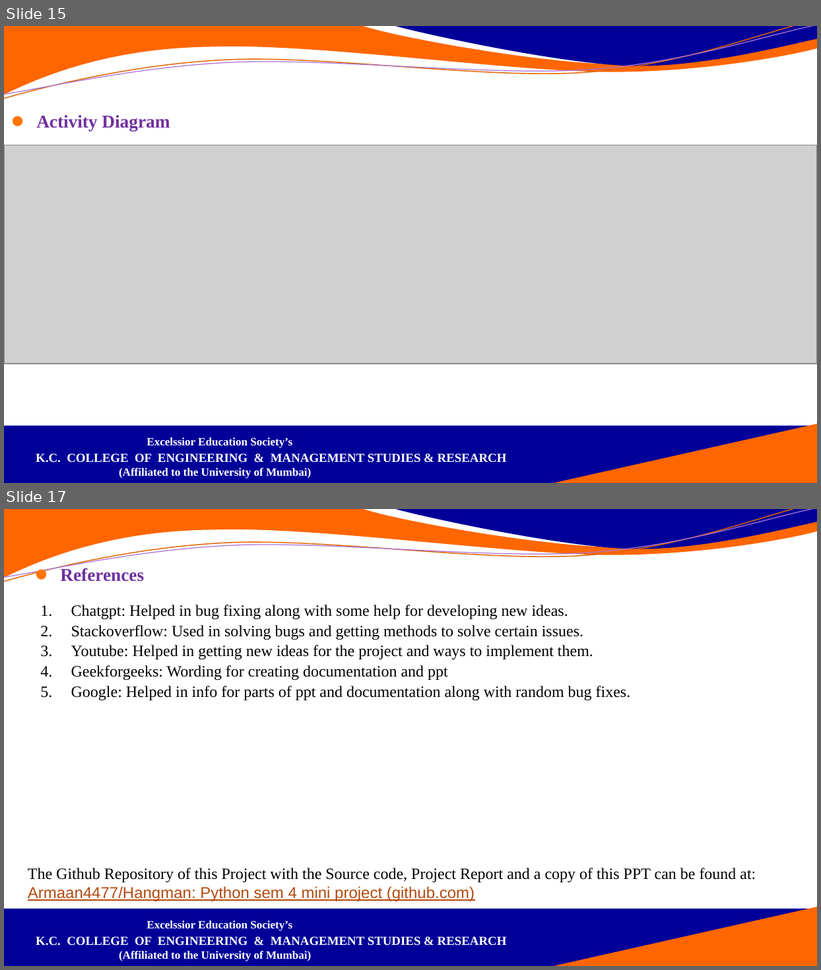
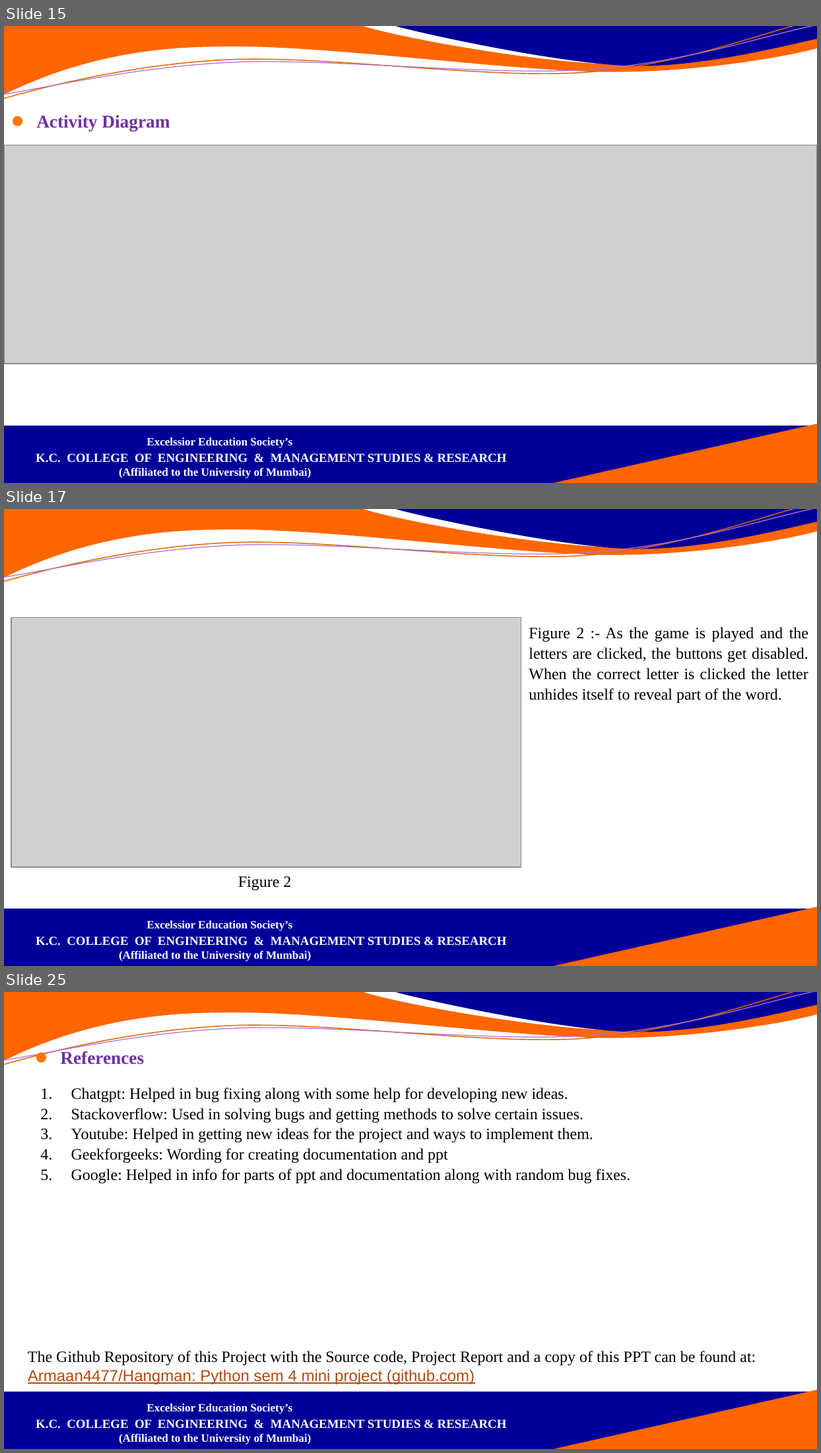
Before and after one commit to Armaan4477/Hangman, a slide deck: Documentation and ppt/PPT/Hangman_ppt.pptx. Shown one above the other, each under a label of ours: slides 15 and 17 before the commit, slides 15, 17 and 25 after it; the slides between them are not shown. The pictures are 821x970 and 821x1453 pixels, drawn with LibreOffice and Linux fonts; fonts in the diff are those of the drawing; grey boxes stand for pictures; background and template pictures are left out. Boxes give left, top, right and bottom in pixels: in the first picture for what was removed or moved away, otherwise in the second. Text is boxed around its words. In the diff, an @@ line names an element or a change of style, - is before the commit and + after.

```diff
--- a/Documentation and ppt/PPT/Hangman_ppt.pptx
+++ b/Documentation and ppt/PPT/Hangman_ppt.pptx
@@ slide 17 added at (x1=4, y1=509, x2=817, y2=966), background #FFFFFF; not listed: 6 template elements that a slide beside it also shows @@
@@ picture added at (x1=11, y1=618, x2=521, y2=867) @@
@@ text added at (x1=529, y1=627, x2=809, y2=703), 14 pt, text #000000 @@
+Figure 2 :- As the game is played and the letters are clicked, the buttons get disabled. When the correct letter is clicked the letter unhides itself to reveal part of the word.
@@ text added at (x1=238, y1=877, x2=291, y2=890), 14 pt, text #000000 @@
+Figure 2
@@ what was slide 17 is now slide 25 @@
```
Also in this commit, not shown: 8 other slides added, 1 slide removed.
